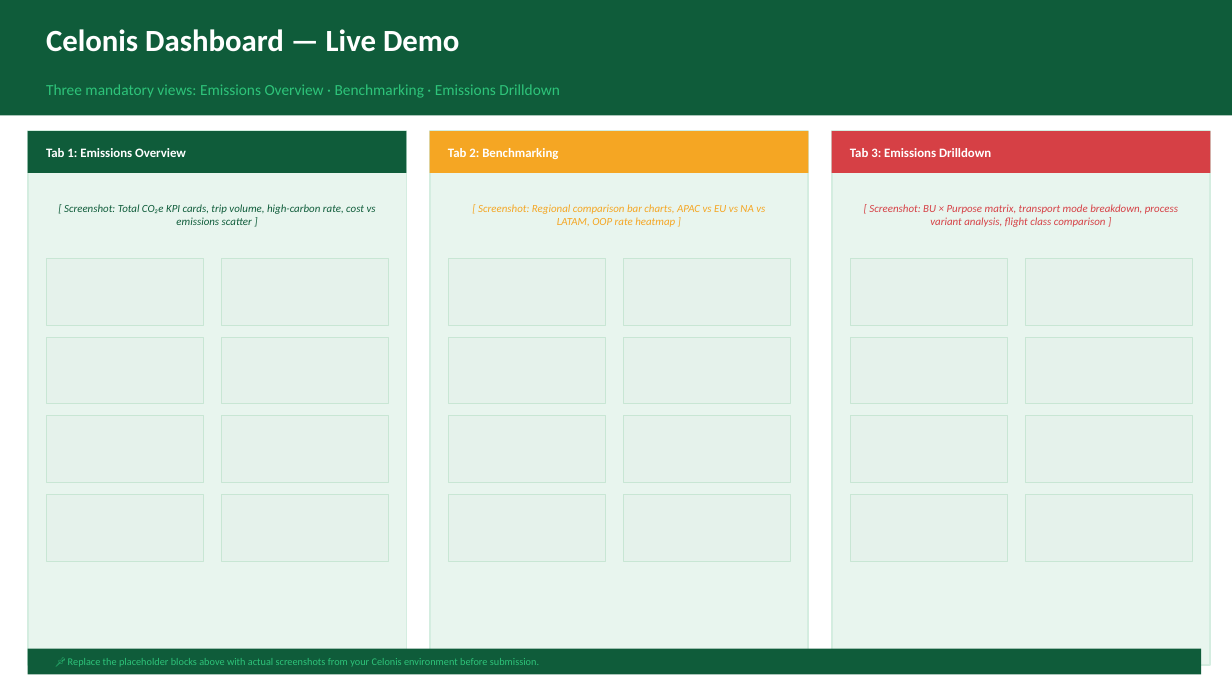
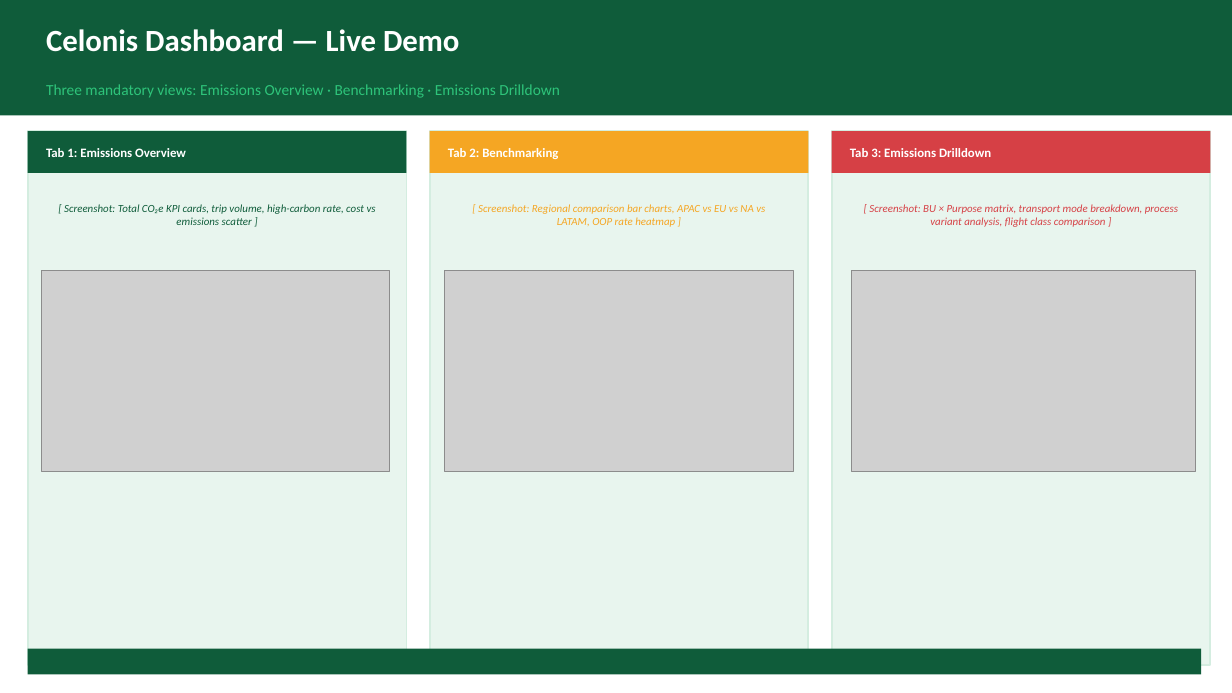
Before and after one commit to VaibhavSoni24/Summer-Analytics-Week-6-Capstone-Project, a slide deck: slide 9 of Part 1/Vaibhav_Soni_Capstone.pptx. Drawn at 1232x693 pixels with LibreOffice and Linux fonts; fonts in the diff are those of the drawing; grey boxes stand for pictures. Boxes give left, top, right and bottom in pixels: in the first picture for what was removed or moved away, otherwise in the second. Text is boxed around its words. In the diff, an @@ line names an element or a change of style, - is before the commit and + after.

Commit message:
ppt fix

```diff
--- a/Part 1/Vaibhav_Soni_Capstone.pptx
+++ b/Part 1/Vaibhav_Soni_Capstone.pptx
@@ rectangle removed at (46, 259, 203, 325) @@
@@ rectangle removed at (222, 259, 388, 325) @@
@@ rectangle removed at (448, 259, 605, 325) @@
@@ rectangle removed at (624, 259, 790, 325) @@
@@ rectangle removed at (850, 259, 1007, 325) @@
@@ rectangle removed at (1026, 259, 1192, 325) @@
@@ picture added at (42, 271, 390, 471) @@
@@ picture added at (445, 271, 794, 471) @@
@@ picture added at (851, 271, 1195, 471) @@
@@ rectangle removed at (46, 337, 203, 404) @@
@@ rectangle removed at (222, 337, 388, 404) @@
@@ rectangle removed at (448, 337, 605, 404) @@
@@ rectangle removed at (624, 337, 790, 404) @@
@@ rectangle removed at (850, 337, 1007, 404) @@
@@ rectangle removed at (1026, 337, 1192, 404) @@
@@ rectangle removed at (46, 416, 203, 482) @@
@@ rectangle removed at (222, 416, 388, 482) @@
@@ rectangle removed at (448, 416, 605, 482) @@
@@ rectangle removed at (624, 416, 790, 482) @@
@@ rectangle removed at (850, 416, 1007, 482) @@
@@ rectangle removed at (1026, 416, 1192, 482) @@
@@ rectangle removed at (46, 494, 203, 561) @@
@@ rectangle removed at (222, 494, 388, 561) @@
@@ rectangle removed at (448, 494, 605, 561) @@
@@ rectangle removed at (624, 494, 790, 561) @@
@@ rectangle removed at (850, 494, 1007, 561) @@
@@ rectangle removed at (1026, 494, 1192, 561) @@
@@ text removed at (68, 658, 539, 667) @@
-📌 Replace the placeholder blocks above with actual screenshots from your Celonis environment before submission.
```
